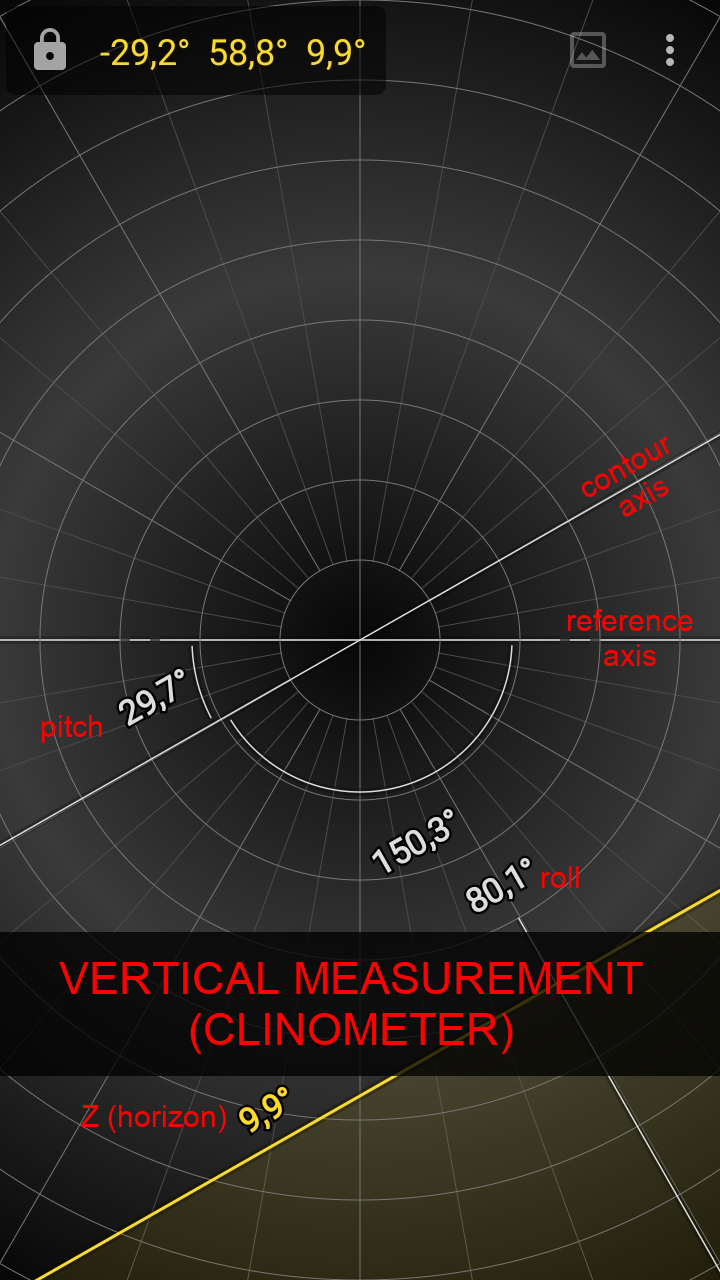
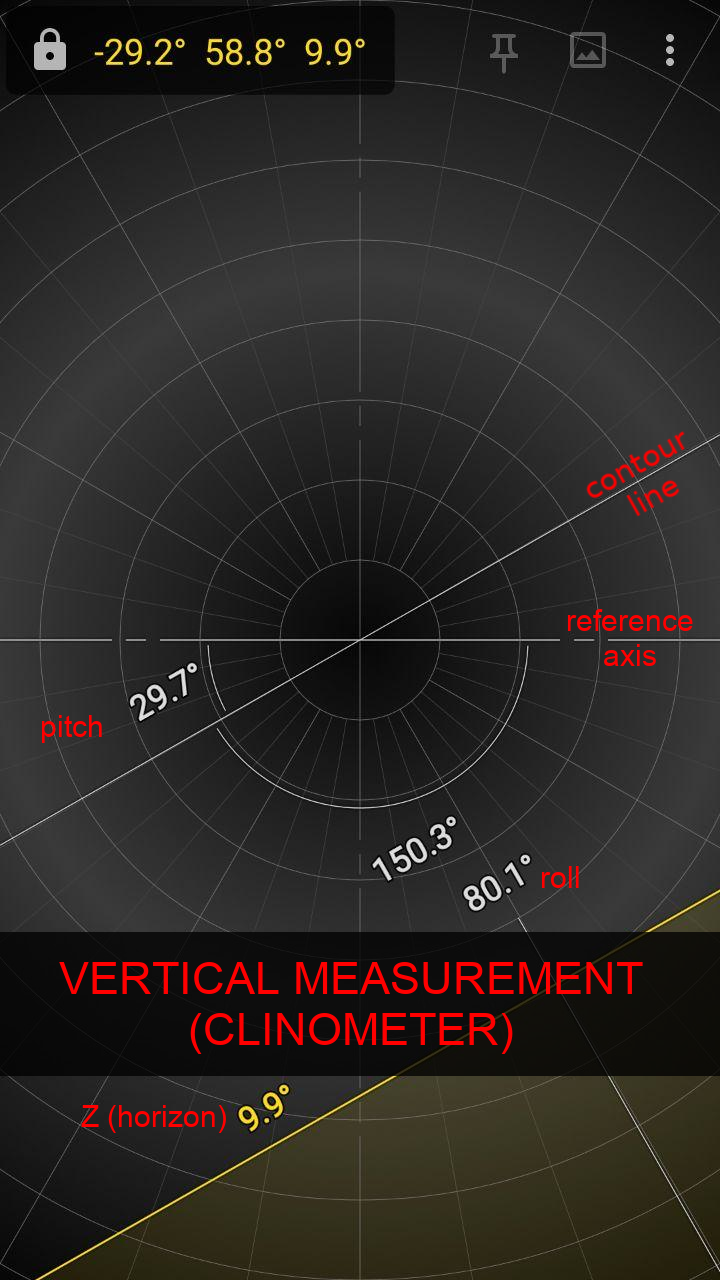
Before/after of a 720 × 1280 layered artwork. What changed in the layer stack:
painted on "contour ..." over 581, 430, 686, 517
added layer "3.jpg" above "Livello incollato" over 0, 0, 720, 1280
painted on "Livello incollato" over 0, 0, 720, 1280
